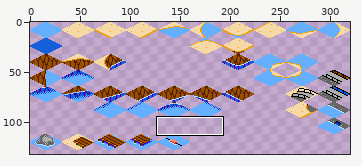
One commit to this sprite sheet: assets/aseprite/tiles.png. The first picture is a wide view before the edit; the outline marks the close-up.
Close-up. Before the commit:
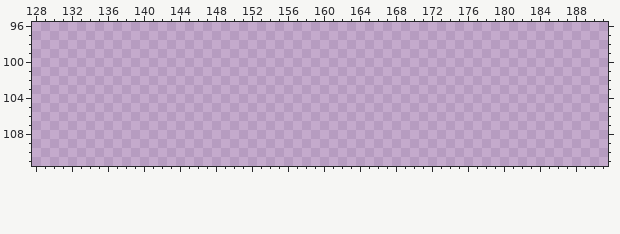
The file is 320x160 pixels. Shown: x 128..191, y 96..111. The wide view leaves out empty margins. The commit also changed other parts of the picture, which this record leaves out.
After the commit:
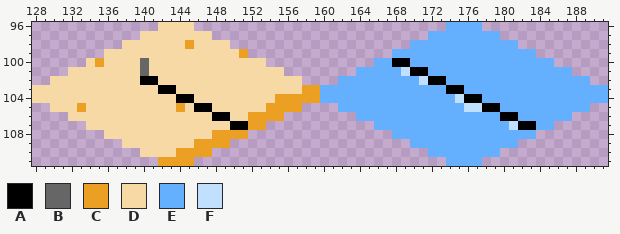
Palette (. is transparent): A #000000  B #666666  C #eb9f23  D #f7d9a6  E #64b0fe  F #c1e0fe
What changed:
@@ x 128..191 @@
- 96 ................................................................
- 97 ................................................................
- 98 ................................................................
- 99 ................................................................
-100 ................................................................
-101 ................................................................
-102 ................................................................
-103 ................................................................
-104 ................................................................
-105 ................................................................
-106 ................................................................
-107 ................................................................
-108 ................................................................
-109 ................................................................
-110 ................................................................
-111 ................................................................
+ 96 ..............DDDD............................EEEE..............
+ 97 ............DDDDDDDD........................EEEEEEEE............
+ 98 ..........DDDDDDDCDDDD....................EEEEEEEEEEEE..........
+ 99 ........DDDDDDDDDDDDDDDC................EEEEEEEEEEEEEEEE........
+100 ......DCDDDDBDDDDDDDDDDDDD............EEAAEEEEEEEEEEEEEEEE......
+101 ....DDDDDDDDBDDDDDDDDDDDDDDD........EEEEEFAAEEEEEEEEEEEEEEEE....
+102 ..DDDDDDDDDDAADDDDDDDDDDDDDDDD....EEEEEEEEEFAAEEEEEEEEEEEEEEEE..
+103 DDDDDDDDDDDDDDAADDDDDDDDDDDDDDCCEEEEEEEEEEEEEEAAEEEEEEEEEEEEEEEE
+104 DDDDDDDDDDDDDDDDAADDDDDDDDDCCCCCEEEEEEEEEEEEEEEFAAEEEEEEEEEEEEEE
+105 ..DDDCDDDDDDDDDDCDAADDDDDDCCCC....EEEEEEEEEEEEEEFFAAEEEEEEEEEE..
+106 ....DDDDDDDDDDDDDDDDAADDCCCC........EEEEEEEEEEEEEEEEAAEEEEEE....
+107 ......DDDDDDDDDDDDDDDDAACC............EEEEEEEEEEEEEEEFAAEE......
+108 ........DDDDDDDDDDDDCCCC................EEEEEEEEEEEEEEEE........
+109 ..........DDDDDDDDCCCC....................EEEEEEEEEEEE..........
+110 ............DDDDCCCC........................EEEEEEEE............
+111 ..............CCCC............................EEEE..............
